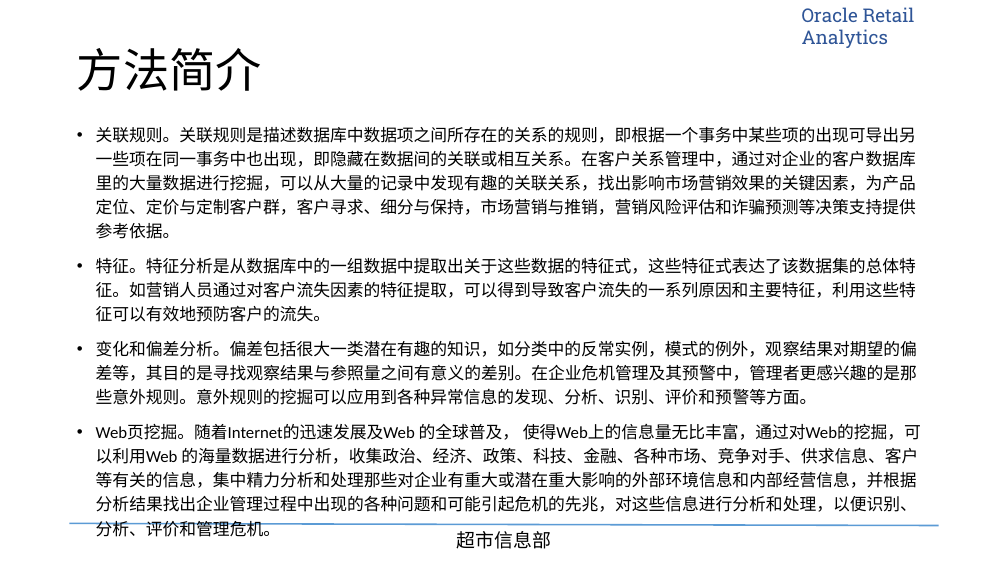
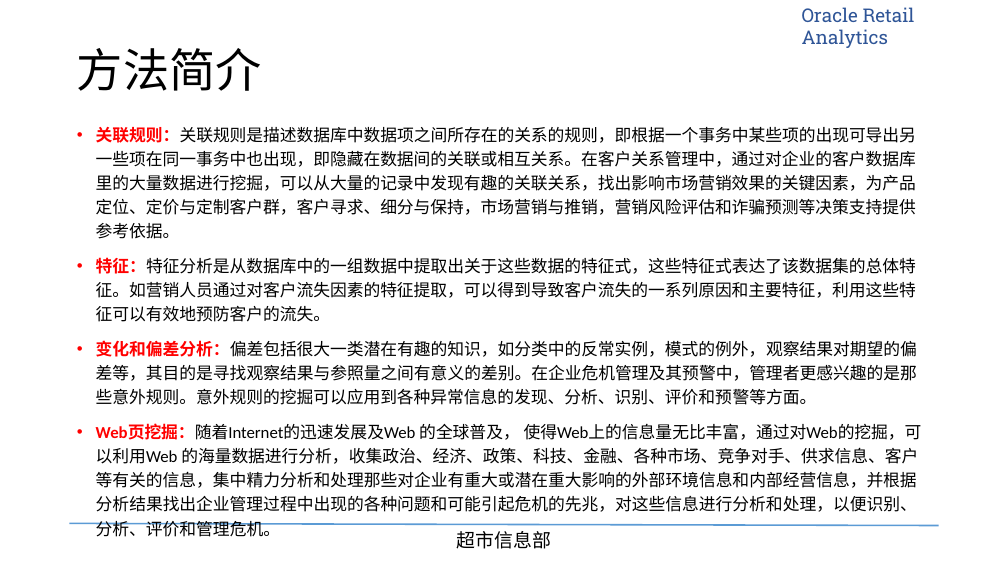
Before and after one commit to tigeryangjin/BBG, a slide deck: slide 6 of Task/2016-01-27-购物篮关联分析/PPT/超市信息部-关联分析培训.pptx. Drawn at 1008x567 pixels with LibreOffice and Linux fonts; fonts in the diff are those of the drawing; background and template pictures are left out. Boxes give left, top, right and bottom in pixels: in the first picture for what was removed or moved away, otherwise in the second. Text is boxed around its words. In the diff, an @@ line names an element or a change of style, - is before the commit and + after.

```diff
--- a/Task/2016-01-27-购物篮关联分析/PPT/超市信息部-关联分析培训.pptx
+++ b/Task/2016-01-27-购物篮关联分析/PPT/超市信息部-关联分析培训.pptx
@@ text at (96, 127, 922, 512): text changed @@
-• 关联规则。关联规则是描述数据库中数据项之间所存在的关系的规则，即根据一个事务中某些项的出现可导出另一些项在同一事务中也出现，即隐藏在数据间的关联或相互关系。在客户关系管理中，通过对企业的客户数据库里的大量数据进行挖掘，可以从大量的记录中发现有趣的关联关系，找出影响市场营销效果的关键因素，为产品定位、定价与定制客户群，客户寻求、细分与保持，市场营销与推销，营销风险评估和诈骗预测等决策支持提供参考依据。
-• 特征。特征分析是从数据库中的一组数据中提取出关于这些数据的特征式，这些特征式表达了该数据集的总体特征。如营销人员通过对客户流失因素的特征提取，可以得到导致客户流失的一系列原因和主要特征，利用这些特征可以有效地预防客户的流失。
-• 变化和偏差分析。偏差包括很大一类潜在有趣的知识，如分类中的反常实例，模式的例外，观察结果对期望的偏差等，其目的是寻找观察结果与参照量之间有意义的差别。在企业危机管理及其预警中，管理者更感兴趣的是那些意外规则。意外规则的挖掘可以应用到各种异常信息的发现、分析、识别、评价和预警等方面。
-• Web页挖掘。随着Internet的迅速发展及Web 的全球普及， 使得Web上的信息量无比丰富，通过对Web的挖掘，可以利用Web 的海量数据进行分析，收集政治、经济、政策、科技、金融、各种市场、竞争对手、供求信息、客户等有关的信息，集中精力分析和处理那些对企业有重大或潜在重大影响的外部环境信息和内部经营信息，并根据分析结果找出企业管理过程中出现的各种问题和可能引起危机的先兆，对这些信息进行分析和处理，以便识别、分析、评价和管理危机。
+• 关联规则：关联规则是描述数据库中数据项之间所存在的关系的规则，即根据一个事务中某些项的出现可导出另一些项在同一事务中也出现，即隐藏在数据间的关联或相互关系。在客户关系管理中，通过对企业的客户数据库里的大量数据进行挖掘，可以从大量的记录中发现有趣的关联关系，找出影响市场营销效果的关键因素，为产品定位、定价与定制客户群，客户寻求、细分与保持，市场营销与推销，营销风险评估和诈骗预测等决策支持提供参考依据。
+• 特征：特征分析是从数据库中的一组数据中提取出关于这些数据的特征式，这些特征式表达了该数据集的总体特征。如营销人员通过对客户流失因素的特征提取，可以得到导致客户流失的一系列原因和主要特征，利用这些特征可以有效地预防客户的流失。
+• 变化和偏差分析：偏差包括很大一类潜在有趣的知识，如分类中的反常实例，模式的例外，观察结果对期望的偏差等，其目的是寻找观察结果与参照量之间有意义的差别。在企业危机管理及其预警中，管理者更感兴趣的是那些意外规则。意外规则的挖掘可以应用到各种异常信息的发现、分析、识别、评价和预警等方面。
+• Web页挖掘：随着Internet的迅速发展及Web 的全球普及， 使得Web上的信息量无比丰富，通过对Web的挖掘，可以利用Web 的海量数据进行分析，收集政治、经济、政策、科技、金融、各种市场、竞争对手、供求信息、客户等有关的信息，集中精力分析和处理那些对企业有重大或潜在重大影响的外部环境信息和内部经营信息，并根据分析结果找出企业管理过程中出现的各种问题和可能引起危机的先兆，对这些信息进行分析和处理，以便识别、分析、评价和管理危机。
```
Also in this commit, not shown: 3 other slides changed, 3 slides added, 3 slides removed, 27 other files.
